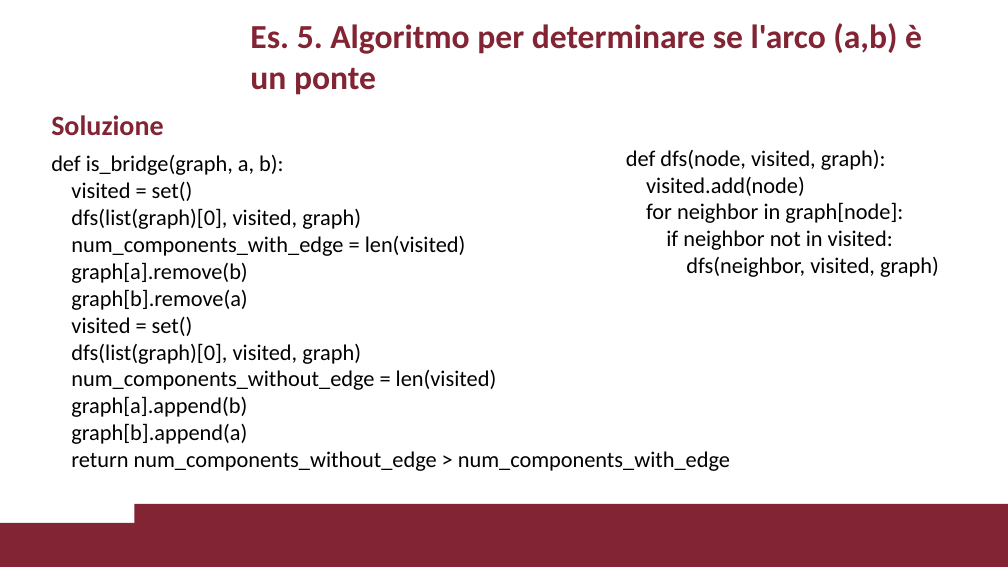
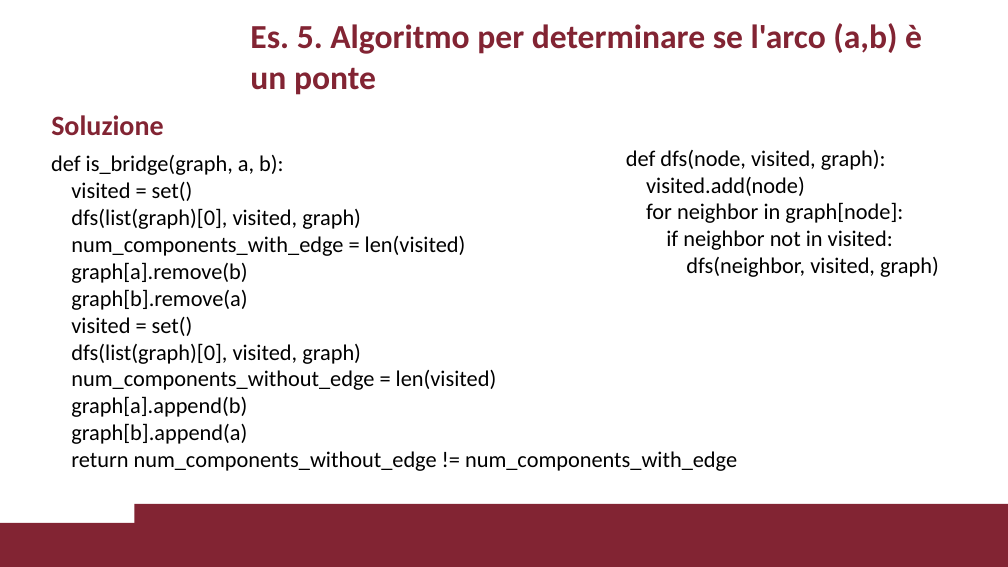
Before and after one commit to VincenzoImp/PDA, a slide deck: slide 15 of Esercitazione2/Esercitazione2.pptx (slide 14 before the commit). Drawn at 1008x567 pixels with LibreOffice and Linux fonts; fonts in the diff are those of the drawing; background and template pictures are left out. Boxes give left, top, right and bottom in pixels: in the first picture for what was removed or moved away, otherwise in the second. Text is boxed around its words. In the diff, an @@ line names an element or a change of style, - is before the commit and + after.

```diff
--- a/Esercitazione2/Esercitazione2.pptx
+++ b/Esercitazione2/Esercitazione2.pptx
@@ text at (71,451,737,471): text changed @@
-return num_components_without_edge > num_components_with_edge
+return num_components_without_edge != num_components_with_edge
```
Also in this commit, not shown: 5 other slides changed, 3 slides added, 3 slides removed, 2 other files.
